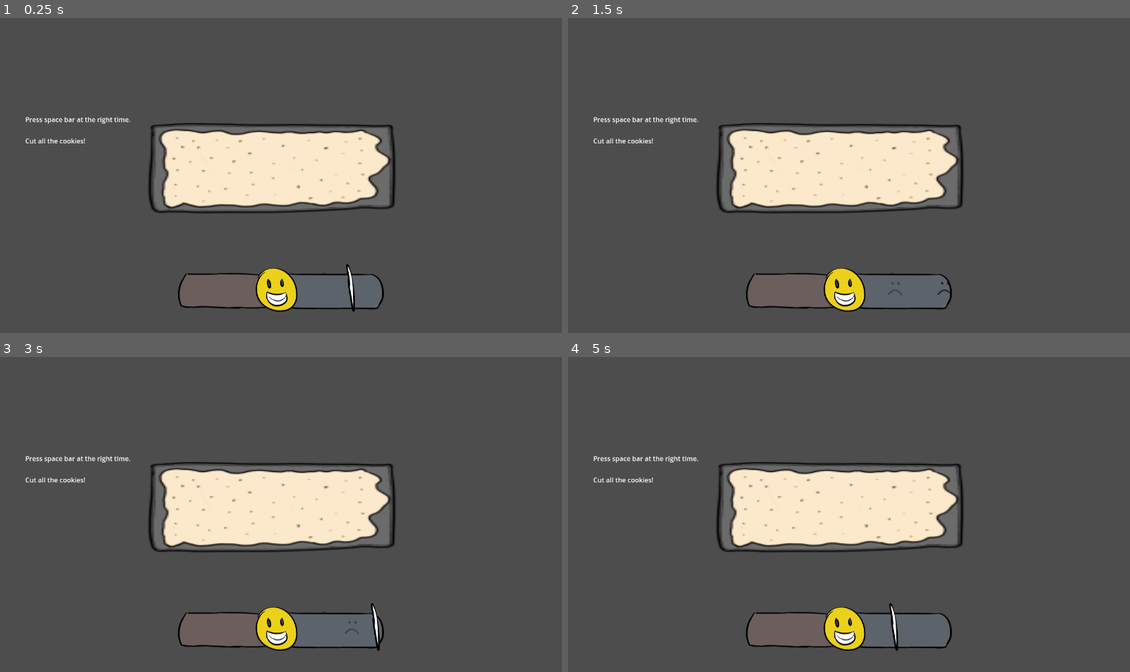
Above: before the commit, frames 1-4 (two rows, left to right).
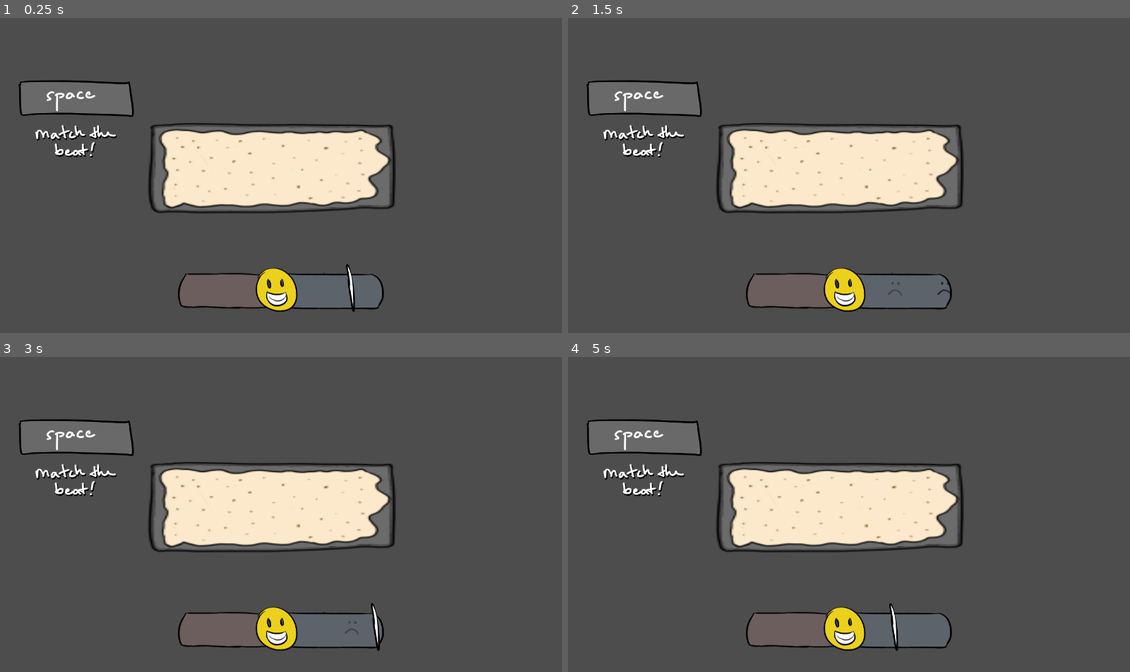
Above: after the commit, the same moments.

Repository: yanalex981/Tasty-Treads
Game: Godot game, scene res://Scenes/Microgames/CutterMicrogame.tscn
Same seed, same stepped clock (60 frames per second), same inputs: the game is played once before the commit and once after it. This scene is started directly instead of the project's main scene.
Inputs:
- Up to frame 1 (0.25 s): no input
- Up to frame 2 (1.5 s): tap Space (interact) at 0.5, 0.6, 1.25, 1.35 s; hold D (right) 0.53-1.28 s; tap Enter (ui_accept) at 0.77 s; hold S (down) from 1.28 s (still down)
- Up to frame 3 (3 s): tap Enter (ui_accept) at 1.52 s; tap Space (interact) at 2, 2.1, 2.75, 2.85 s; release S (down) at 2.03 s; hold D (right) 2.03-2.78 s; hold W (up) from 2.78 s (still down)
- Up to frame 4 (5 s): tap Enter (ui_accept) at 3.02, 3.77, 4.52 s; tap Space (interact) at 3.5, 3.6, 4.25, 4.35 s; release W (up) at 3.53 s; hold A (left) from 3.53 s (still down)

The runs differ from the first frame. In frame 1, 2.8% of the frame differs, in the area x 3-24%, y 19-45%; in frame 2, 2.8%; in frame 3, 2.8%; in frame 4, 2.8%.

Commit message:
Changed UI for cutting and pouring minigames
Control sprite in cutting game and pouring game have been replaced with proper artwork

Diff:
--- a/Scenes/Microgames/CutterMicrogame.tscn
+++ b/Scenes/Microgames/CutterMicrogame.tscn
@@ -1,11 +1,12 @@
-[gd_scene load_steps=10 format=3 uid="uid://bf170ixwfsgqe"]
+[gd_scene load_steps=11 format=3 uid="uid://bf170ixwfsgqe"]
 
 [ext_resource type="Script" path="res://Scripts/Microgames/Cutting/CutterMicrogame.gd" id="1_j6wog"]
-[ext_resource type="Texture2D" uid="uid://r856on8segq7" path="res://Assets/Microgames/cookiePanSpriteSheet.png" id="2_0vcw7"]
+[ext_resource type="Texture2D" path="res://Assets/Microgames/cookiePanSpriteSheet.png" id="2_0vcw7"]
 [ext_resource type="Texture2D" uid="uid://bsnlpogoccg8o" path="res://Assets/Microgames/Minigame UI/timingBar.png" id="2_jpjhd"]
-[ext_resource type="PackedScene" path="res://Scenes/Microgames/Beat.tscn" id="5_r8cut"]
-[ext_resource type="PackedScene" path="res://Scenes/Microgames/CookieHole.tscn" id="6_tdrc7"]
-[ext_resource type="PackedScene" path="res://Scenes/Microgames/Cookie.tscn" id="7_b50gj"]
+[ext_resource type="PackedScene" uid="uid://cu24ohi6xxko3" path="res://Scenes/Microgames/Beat.tscn" id="5_r8cut"]
+[ext_resource type="PackedScene" uid="uid://dtqa0ncaynwvb" path="res://Scenes/Microgames/CookieHole.tscn" id="6_tdrc7"]
+[ext_resource type="Texture2D" uid="uid://c0j8j0loo4c7f" path="res://Assets/Controls/cookieCutterPrompt.png" id="7_05wuq"]
+[ext_resource type="PackedScene" uid="uid://pwmnpwo4wjdc" path="res://Scenes/Microgames/Cookie.tscn" id="7_b50gj"]
 
 [sub_resource type="CircleShape2D" id="CircleShape2D_pw6io"]
 radius = 50.0
@@ -108,7 +109,12 @@
 offset_right = 1383.0
 offset_bottom = 785.0
 
+[node name="Controls" type="Sprite2D" parent="UI"]
+position = Vector2(172, 213)
+texture = ExtResource("7_05wuq")
+
 [node name="InstructionsLabel" type="Label" parent="UI"]
+visible = false
 layout_mode = 0
 offset_left = 51.0
 offset_top = 224.0
--- a/Scenes/Microgames/PouringMicrogame.tscn
+++ b/Scenes/Microgames/PouringMicrogame.tscn
@@ -1,11 +1,12 @@
-[gd_scene load_steps=15 format=3 uid="uid://badf0t57p8bsf"]
+[gd_scene load_steps=16 format=3 uid="uid://badf0t57p8bsf"]
 
 [ext_resource type="Texture2D" uid="uid://bj24cn23qg3vx" path="res://Assets/Microgames/panSpritesheet.png" id="1_01hm0"]
 [ext_resource type="Script" path="res://Scripts/Microgames/Pouring/PouringMicrogame.gd" id="1_kepqs"]
 [ext_resource type="Texture2D" uid="uid://dg30wulqywn5p" path="res://Assets/Microgames/bowlPourTemp.png" id="2_m7gjw"]
 [ext_resource type="Script" path="res://Scripts/Microgames/Pouring/RobotBowl.gd" id="2_s1gy1"]
 [ext_resource type="Texture2D" uid="uid://cda1cgjmnyqyc" path="res://Assets/Microgames/doughPourTemp.png" id="3_itmyb"]
-[ext_resource type="Texture2D" uid="uid://bcv26d4pgyb82" path="res://Assets/Controls/catch_sprinkles.png" id="6_nll6b"]
+[ext_resource type="Texture2D" uid="uid://b5wn4l0nxdvkr" path="res://Assets/Controls/bowlPourPrompt.png" id="6_7ikgn"]
+[ext_resource type="Texture2D" uid="uid://baujqls8v1kgl" path="res://Assets/Controls/bowlPourFinish.png" id="7_dg1e6"]
 
 [sub_resource type="Animation" id="Animation_yr5nh"]
 length = 0.001
@@ -159,12 +160,18 @@
 offset_bottom = 771.0
 metadata/_edit_lock_ = true
 
-[node name="Controls" type="Sprite2D" parent="UI"]
+[node name="Controls1" type="Sprite2D" parent="UI"]
 position = Vector2(216, 264)
 scale = Vector2(0.66, 0.66)
-texture = ExtResource("6_nll6b")
+texture = ExtResource("6_7ikgn")
+
+[node name="Controls2" type="Sprite2D" parent="UI"]
+position = Vector2(216, 464)
+scale = Vector2(0.66, 0.66)
+texture = ExtResource("7_dg1e6")
 
 [node name="InstructionsLabel" type="Label" parent="UI"]
+visible = false
 layout_mode = 0
 offset_left = 152.0
 offset_top = 376.0
--- a/Scenes/UI/UpgradeUI.tscn
+++ b/Scenes/UI/UpgradeUI.tscn
@@ -3,148 +3,122 @@
 [ext_resource type="Script" path="res://Scripts/UpgradeUI.gd" id="1_pebeg"]
 [ext_resource type="LabelSettings" uid="uid://dx5x1s4xb0sqs" path="res://Resources/UpgradeButtonLabelSettings.tres" id="2_eeurv"]
 
-[node name="UpgradeUI" type="Control"]
-layout_mode = 3
+[node name="viewport" type="CanvasLayer"]
+script = ExtResource("1_pebeg")
+
+[node name="UpgradeUI" type="VBoxContainer" parent="."]
 anchors_preset = 15
 anchor_right = 1.0
 anchor_bottom = 1.0
 grow_horizontal = 2
 grow_vertical = 2
-script = ExtResource("1_pebeg")
 
-[node name="CenterAlign" type="CenterContainer" parent="."]
-layout_mode = 1
-anchors_preset = 14
-anchor_top = 0.5
-anchor_right = 1.0
-anchor_bottom = 0.5
-offset_top = -334.0
-offset_bottom = -170.0
-grow_horizontal = 2
-grow_vertical = 2
+[node name="earnings_label" type="Label" parent="UpgradeUI"]
+layout_mode = 2
+horizontal_alignment = 1
 
-[node name="Buttons" type="VBoxContainer" parent="CenterAlign"]
+[node name="CenterAlign" type="CenterContainer" parent="UpgradeUI"]
 layout_mode = 2
 
-[node name="WhiskButtons" type="HBoxContainer" parent="CenterAlign/Buttons"]
+[node name="Buttons" type="VBoxContainer" parent="UpgradeUI/CenterAlign"]
 layout_mode = 2
 
-[node name="WhiskToggle" type="CheckButton" parent="CenterAlign/Buttons/WhiskButtons"]
+[node name="WhiskButtons" type="HBoxContainer" parent="UpgradeUI/CenterAlign/Buttons"]
+layout_mode = 2
+
+[node name="WhiskToggle" type="CheckButton" parent="UpgradeUI/CenterAlign/Buttons/WhiskButtons"]
 layout_mode = 2
 disabled = true
 
-[node name="WhiskPurchase" type="Button" parent="CenterAlign/Buttons/WhiskButtons"]
+[node name="WhiskPurchase" type="Button" parent="UpgradeUI/CenterAlign/Buttons/WhiskButtons"]
 layout_mode = 2
 
-[node name="WhiskLabel" type="Label" parent="CenterAlign/Buttons/WhiskButtons"]
+[node name="WhiskLabel" type="Label" parent="UpgradeUI/CenterAlign/Buttons/WhiskButtons"]
 layout_mode = 2
 label_settings = ExtResource("2_eeurv")
 
-[node name="CookieCutterButtons" type="HBoxContainer" parent="CenterAlign/Buttons"]
+[node name="CookieCutterButtons" type="HBoxContainer" parent="UpgradeUI/CenterAlign/Buttons"]
 layout_mode = 2
 
-[node name="CookieCutterToggle" type="CheckButton" parent="CenterAlign/Buttons/CookieCutterButtons"]
+[node name="CookieCutterToggle" type="CheckButton" parent="UpgradeUI/CenterAlign/Buttons/CookieCutterButtons"]
 layout_mode = 2
 disabled = true
 
-[node name="CookieCutterPurchase" type="Button" parent="CenterAlign/Buttons/CookieCutterButtons"]
+[node name="CookieCutterPurchase" type="Button" parent="UpgradeUI/CenterAlign/Buttons/CookieCutterButtons"]
 layout_mode = 2
 
-[node name="CookieCutterLabel" type="Label" parent="CenterAlign/Buttons/CookieCutterButtons"]
+[node name="CookieCutterLabel" type="Label" parent="UpgradeUI/CenterAlign/Buttons/CookieCutterButtons"]
 layout_mode = 2
 label_settings = ExtResource("2_eeurv")
 
-[node name="OvenButtons" type="HBoxContainer" parent="CenterAlign/Buttons"]
+[node name="OvenButtons" type="HBoxContainer" parent="UpgradeUI/CenterAlign/Buttons"]
 layout_mode = 2
 
-[node name="OvenToggle" type="CheckButton" parent="CenterAlign/Buttons/OvenButtons"]
+[node name="OvenToggle" type="CheckButton" parent="UpgradeUI/CenterAlign/Buttons/OvenButtons"]
 layout_mode = 2
 disabled = true
 
-[node name="OvenPurchase" type="Button" parent="CenterAlign/Buttons/OvenButtons"]
+[node name="OvenPurchase" type="Button" parent="UpgradeUI/CenterAlign/Buttons/OvenButtons"]
 layout_mode = 2
 
-[node name="OvenLabel" type="Label" parent="CenterAlign/Buttons/OvenButtons"]
+[node name="OvenLabel" type="Label" parent="UpgradeUI/CenterAlign/Buttons/OvenButtons"]
 layout_mode = 2
 label_settings = ExtResource("2_eeurv")
 
-[node name="TuneUpButtons" type="HBoxContainer" parent="CenterAlign/Buttons"]
+[node name="TuneUpButtons" type="HBoxContainer" parent="UpgradeUI/CenterAlign/Buttons"]
 layout_mode = 2
 
-[node name="TuneUpToggle" type="CheckButton" parent="CenterAlign/Buttons/TuneUpButtons"]
+[node name="TuneUpToggle" type="CheckButton" parent="UpgradeUI/CenterAlign/Buttons/TuneUpButtons"]
 layout_mode = 2
 disabled = true
 
-[node name="TuneUpPurchase" type="Button" parent="CenterAlign/Buttons/TuneUpButtons"]
+[node name="TuneUpPurchase" type="Button" parent="UpgradeUI/CenterAlign/Buttons/TuneUpButtons"]
 layout_mode = 2
 
-[node name="TuneUpLabel" type="Label" parent="CenterAlign/Buttons/TuneUpButtons"]
+[node name="TuneUpLabel" type="Label" parent="UpgradeUI/CenterAlign/Buttons/TuneUpButtons"]
 layout_mode = 2
 label_settings = ExtResource("2_eeurv")
 
-[node name="Droid1Buttons" type="HBoxContainer" parent="CenterAlign/Buttons"]
+[node name="Droid1Buttons" type="HBoxContainer" parent="UpgradeUI/CenterAlign/Buttons"]
 layout_mode = 2
 
-[node name="Droid1Toggle" type="CheckButton" parent="CenterAlign/Buttons/Droid1Buttons"]
+[node name="Droid1Toggle" type="CheckButton" parent="UpgradeUI/CenterAlign/Buttons/Droid1Buttons"]
 layout_mode = 2
 disabled = true
 
-[node name="Droid1Purchase" type="Button" parent="CenterAlign/Buttons/Droid1Buttons"]
+[node name="Droid1Purchase" type="Button" parent="UpgradeUI/CenterAlign/Buttons/Droid1Buttons"]
 layout_mode = 2
 
-[node name="Droid1Label" type="Label" parent="CenterAlign/Buttons/Droid1Buttons"]
+[node name="Droid1Label" type="Label" parent="UpgradeUI/CenterAlign/Buttons/Droid1Buttons"]
 layout_mode = 2
 label_settings = ExtResource("2_eeurv")
 
-[node name="Droid2Buttons" type="HBoxContainer" parent="CenterAlign/Buttons"]
+[node name="Droid2Buttons" type="HBoxContainer" parent="UpgradeUI/CenterAlign/Buttons"]
 layout_mode = 2
 
-[node name="Droid2Toggle" type="CheckButton" parent="CenterAlign/Buttons/Droid2Buttons"]
+[node name="Droid2Toggle" type="CheckButton" parent="UpgradeUI/CenterAlign/Buttons/Droid2Buttons"]
 layout_mode = 2
 disabled = true
 
-[node name="Droid2Purchase" type="Button" parent="CenterAlign/Buttons/Droid2Buttons"]
+[node name="Droid2Purchase" type="Button" parent="UpgradeUI/CenterAlign/Buttons/Droid2Buttons"]
 layout_mode = 2
 
-[node name="Droid2Label" type="Label" parent="CenterAlign/Buttons/Droid2Buttons"]
+[node name="Droid2Label" type="Label" parent="UpgradeUI/CenterAlign/Buttons/Droid2Buttons"]
 layout_mode = 2
 label_settings = ExtResource("2_eeurv")
 
-[node name="NextDayButton" type="CenterContainer" parent="CenterAlign/Buttons"]
+[node name="NextDayButton" type="CenterContainer" parent="UpgradeUI/CenterAlign/Buttons"]
 layout_mode = 2
 
-[node name="Button" type="Button" parent="CenterAlign/Buttons/NextDayButton"]
+[node name="Button" type="Button" parent="UpgradeUI/CenterAlign/Buttons/NextDayButton"]
 layout_mode = 2
 text = "Start Next Day"
 
-[node name="earnings_label" type="Label" parent="."]
-layout_mode = 1
-anchors_preset = 8
-anchor_left = 0.5
-anchor_top = 0.5
-anchor_right = 0.5
-anchor_bottom = 0.5
-offset_left = -0.5
-offset_top = -11.5
-offset_right = 0.5
-offset_bottom = 11.5
-grow_horizontal = 2
-grow_vertical = 2
+[node name="PurchaseConfirmPanel" type="Panel" parent="UpgradeUI"]
+visible = false
+layout_mode = 2
 
-[node name="PurchaseConfirmPanel" type="Panel" parent="."]
-visible = false
-layout_mode = 1
-anchors_preset = 8
-anchor_left = 0.5
-anchor_top = 0.5
-anchor_right = 0.5
-anchor_bottom = 0.5
-offset_top = -84.0
-offset_bottom = -84.0
-grow_horizontal = 2
-grow_vertical = 2
-
-[node name="PurchaseConfirmLabel" type="Label" parent="PurchaseConfirmPanel"]
+[node name="PurchaseConfirmLabel" type="Label" parent="UpgradeUI/PurchaseConfirmPanel"]
 layout_mode = 1
 anchors_preset = 8
 anchor_left = 0.5
@@ -158,3 +132,5 @@
 grow_horizontal = 2
 grow_vertical = 2
 text = "Purchase complete!"
+
+[connection signal="pressed" from="UpgradeUI/CenterAlign/Buttons/NextDayButton/Button" to="." method="_on_next_day_pressed"]
--- a/Scenes/kitchen.tscn
+++ b/Scenes/kitchen.tscn
@@ -1,8 +1,8 @@
-[gd_scene load_steps=22 format=3 uid="uid://u6phxioott5c"]
+[gd_scene load_steps=40 format=3 uid="uid://u6phxioott5c"]
 
 [ext_resource type="Texture2D" uid="uid://brni2ye3h35s7" path="res://Assets/kitchen_background.png" id="1_7se1p"]
 [ext_resource type="Script" path="res://Scripts/Kitchen.gd" id="1_hjfb8"]
-[ext_resource type="Texture2D" uid="uid://c0xc7n7boh6q" path="res://Assets/player.png" id="2_ptg0c"]
+[ext_resource type="Texture2D" path="res://Assets/chefSpritesheet.png" id="3_mb0vf"]
 [ext_resource type="PackedScene" uid="uid://c04aat1tfor06" path="res://Scenes/Components/DirectionalMoveController.tscn" id="3_q7l5r"]
 [ext_resource type="PackedScene" uid="uid://dnt1pap5cyrvx" path="res://Scenes/Components/OrderTracker.tscn" id="4_4oyt0"]
 [ext_resource type="PackedScene" path="res://Scenes/Components/OrderSpawner.tscn" id="4_sqh5n"]
@@ -20,6 +20,153 @@
 [sub_resource type="RectangleShape2D" id="RectangleShape2D_yye5o"]
 size = Vector2(128, 48)
 
+[sub_resource type="AtlasTexture" id="AtlasTexture_xxj1o"]
+atlas = ExtResource("3_mb0vf")
+region = Rect2(0, 0, 128, 128)
+
+[sub_resource type="AtlasTexture" id="AtlasTexture_wtf5r"]
+atlas = ExtResource("3_mb0vf")
+region = Rect2(128, 0, 128, 128)
+
+[sub_resource type="AtlasTexture" id="AtlasTexture_4p4mk"]
+atlas = ExtResource("3_mb0vf")
+region = Rect2(256, 0, 128, 128)
+
+[sub_resource type="AtlasTexture" id="AtlasTexture_ln2p4"]
+atlas = ExtResource("3_mb0vf")
+region = Rect2(384, 0, 128, 128)
+
+[sub_resource type="AtlasTexture" id="AtlasTexture_l4ag5"]
+atlas = ExtResource("3_mb0vf")
+region = Rect2(0, 128, 128, 128)
+
+[sub_resource type="AtlasTexture" id="AtlasTexture_40ksi"]
+atlas = ExtResource("3_mb0vf")
+region = Rect2(384, 256, 128, 128)
+
+[sub_resource type="AtlasTexture" id="AtlasTexture_h7252"]
+atlas = ExtResource("3_mb0vf")
+region = Rect2(0, 256, 128, 128)
+
+[sub_resource type="AtlasTexture" id="AtlasTexture_h1rib"]
+atlas = ExtResource("3_mb0vf")
+region = Rect2(128, 256, 128, 128)
+
+[sub_resource type="AtlasTexture" id="AtlasTexture_swubr"]
+atlas = ExtResource("3_mb0vf")
+region = Rect2(256, 256, 128, 128)
+
+[sub_resource type="AtlasTexture" id="AtlasTexture_6fona"]
+atlas = ExtResource("3_mb0vf")
+region = Rect2(0, 128, 128, 128)
+
+[sub_resource type="AtlasTexture" id="AtlasTexture_m68p4"]
+atlas = ExtResource("3_mb0vf")
+region = Rect2(128, 128, 128, 128)
+
+[sub_resource type="AtlasTexture" id="AtlasTexture_kth2k"]
+atlas = ExtResource("3_mb0vf")
+region = Rect2(256, 128, 128, 128)
+
+[sub_resource type="AtlasTexture" id="AtlasTexture_gbwdx"]
+atlas = ExtResource("3_mb0vf")
+region = Rect2(384, 128, 128, 128)
+
+[sub_resource type="AtlasTexture" id="AtlasTexture_cf118"]
+atlas = ExtResource("3_mb0vf")
+region = Rect2(0, 384, 128, 128)
+
+[sub_resource type="AtlasTexture" id="AtlasTexture_gvfro"]
+atlas = ExtResource("3_mb0vf")
+region = Rect2(128, 384, 128, 128)
+
+[sub_resource type="AtlasTexture" id="AtlasTexture_i3c1u"]
+atlas = ExtResource("3_mb0vf")
+region = Rect2(256, 384, 128, 128)
+
+[sub_resource type="AtlasTexture" id="AtlasTexture_wao6q"]
+atlas = ExtResource("3_mb0vf")
+region = Rect2(384, 384, 128, 128)
+
+[sub_resource type="SpriteFrames" id="SpriteFrames_bm8yo"]
+animations = [{
+"frames": [{
+"duration": 1.0,
+"texture": SubResource("AtlasTexture_xxj1o")
+}, {
+"duration": 1.0,
+"texture": SubResource("AtlasTexture_wtf5r")
+}, {
+"duration": 1.0,
+"texture": SubResource("AtlasTexture_4p4mk")
+}, {
+"duration": 1.0,
+"texture": SubResource("AtlasTexture_ln2p4")
+}],
+"loop": true,
+"name": &"down",
+"speed": 5.0
+}, {
+"frames": [{
+"duration": 1.0,
+"texture": SubResource("AtlasTexture_l4ag5")
+}],
+"loop": true,
+"name": &"idle",
+"speed": 5.0
+}, {
+"frames": [{
+"duration": 1.0,
+"texture": SubResource("AtlasTexture_40ksi")
+}, {
+"duration": 1.0,
+"texture": SubResource("AtlasTexture_h7252")
+}, {
+"duration": 1.0,
+"texture": SubResource("AtlasTexture_h1rib")
+}, {
+"duration": 1.0,
+"texture": SubResource("AtlasTexture_swubr")
+}],
+"loop": true,
+"name": &"left",
+"speed": 5.0
+}, {
+"frames": [{
+"duration": 1.0,
+"texture": SubResource("AtlasTexture_6fona")
+}, {
+"duration": 1.0,
+"texture": SubResource("AtlasTexture_m68p4")
+}, {
+"duration": 1.0,
+"texture": SubResource("AtlasTexture_kth2k")
+}, {
+"duration": 1.0,
+"texture": SubResource("AtlasTexture_gbwdx")
+}],
+"loop": true,
+"name": &"right",
+"speed": 5.0
+}, {
+"frames": [{
+"duration": 1.0,
+"texture": SubResource("AtlasTexture_cf118")
+}, {
+"duration": 1.0,
+"texture": SubResource("AtlasTexture_gvfro")
+}, {
+"duration": 1.0,
+"texture": SubResource("AtlasTexture_i3c1u")
+}, {
+"duration": 1.0,
+"texture": SubResource("AtlasTexture_wao6q")
+}],
+"loop": true,
+"name": &"up",
+"speed": 5.0
+}]
+
 [sub_resource type="CircleShape2D" id="CircleShape2D_c2q0i"]
 radius = 56.0
 
@@ -41,6 +188,12 @@
 script = ExtResource("1_hjfb8")
 
 [node name="round_timer" type="Timer" parent="."]
+wait_time = 300.0
+autostart = true
+
+[node name="time_tracker" type="Timer" parent="."]
+wait_time = 0.5
+autostart = true
 
 [node name="background" type="CanvasLayer" parent="."]
 layer = -1
@@ -72,16 +225,18 @@
 [node name="player" type="CharacterBody2D" parent="."]
 position = Vector2(680, 432)
 collision_layer = 2
+motion_mode = 1
+safe_margin = 2.0
 metadata/_edit_group_ = true
 
 [node name="boundaries" type="CollisionShape2D" parent="player"]
 position = Vector2(0, -24)
 shape = SubResource("RectangleShape2D_yye5o")
 
-[node name="sprite" type="Sprite2D" parent="player"]
-texture = ExtResource("2_ptg0c")
-centered = false
-offset = Vector2(-64, -128)
+[node name="sprite" type="AnimatedSprite2D" parent="player"]
+position = Vector2(0, -65)
+sprite_frames = SubResource("SpriteFrames_bm8yo")
+animation = &"idle"
 
 [node name="DirectionalMoveController" parent="player" instance=ExtResource("3_q7l5r")]
 
@@ -241,6 +396,8 @@
 effect_sprite = ExtResource("9_i0njw")
 proximity_sprite = ExtResource("10_i0fk7")
 
+[connection signal="timeout" from="round_timer" to="." method="_on_round_timer_timeout"]
+[connection signal="timeout" from="time_tracker" to="." method="_update_time_remaining_label"]
 [connection signal="order_changed" from="order_tracker" to="." method="_on_order_changed"]
 [connection signal="progress_changed" from="order_tracker" to="." method="_on_progress_changed"]
 [connection signal="invoked" from="fridge_highlight" to="." method="_on_fridge_highlight_invoked"]
Binary file added: Assets/Controls/bowlPourFinish.png
Not shown, added: Assets/Controls/bowlPourFinish.png.import
Binary file added: Assets/Controls/bowlPourPrompt.png
Not shown, added: Assets/Controls/bowlPourPrompt.png.import
Binary file added: Assets/Controls/cookieCutterPrompt.png
Not shown, added: Assets/Controls/cookieCutterPrompt.png.import
Not shown: 1 places in Scenes/Microgames/Beat.tscn that only renumber resources
Not shown: 1 places in Scenes/Microgames/Cookie.tscn that only renumber resources
Not shown: 1 places in Scenes/Microgames/CookieHole.tscn that only renumber resources
Not shown: 1 places in Scenes/Microgames/CoolingMicrogame.tscn that only renumber resources
Not shown: 1 places in Scenes/Microgames/FridgeMicrogame.tscn that only renumber resources
Not shown: 1 places in Scenes/Microgames/IcingMicrogame.tscn that only renumber resources
(and 2 more such lines)
